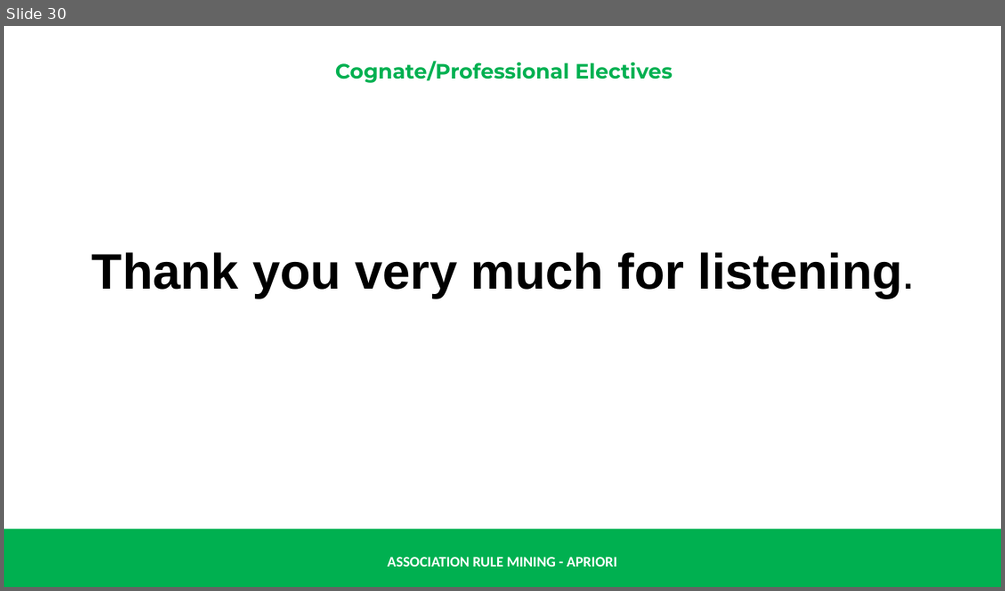
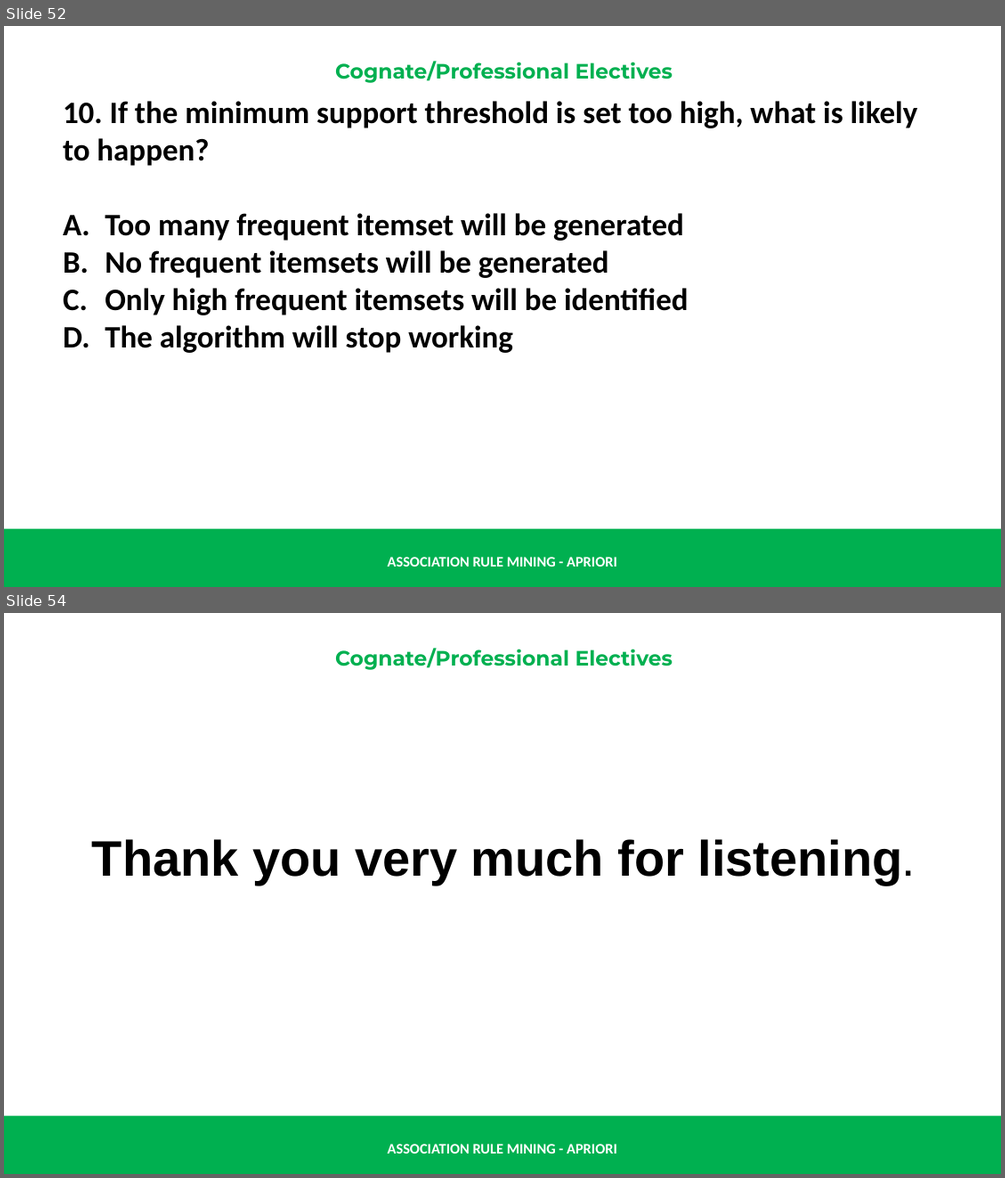
Before and after one commit to renatomaaliw3/public_files, a slide deck: CPE Electives (1 - 3)/01. Lectures Notebook/000. Presentations & Text Books/01. Presentation Slides/30. Association Rule Mining & Apriori.pptx. Shown one above the other, each under a label of ours: slide 30 before the commit, slides 52 and 54 after it; the slides between them are not shown. The pictures are 1005x591 and 1005x1178 pixels, drawn with LibreOffice and Linux fonts; fonts in the diff are those of the drawing. Boxes give left, top, right and bottom in pixels: in the first picture for what was removed or moved away, otherwise in the second. Text is boxed around its words. In the diff, an @@ line names an element or a change of style, - is before the commit and + after.

```diff
--- a/CPE Electives (1 - 3)/01. Lectures Notebook/000. Presentations & Text Books/01. Presentation Slides/30. Association Rule Mining & Apriori.pptx
+++ b/CPE Electives (1 - 3)/01. Lectures Notebook/000. Presentations & Text Books/01. Presentation Slides/30. Association Rule Mining & Apriori.pptx
@@ slide 52 added at (4,26,1001,587), background #FFFFFF; not listed: 3 template elements that a slide beside it also shows @@
@@ text added at (63,101,918,353), 30 pt, text #000000, bold @@
+  10. If the minimum support threshold is set too high, what is likely to happen?
+  A. Too many frequent itemset will be generated
+  B. No frequent itemsets will be generated
+  C. Only high frequent itemsets will be identified
+  D. The algorithm will stop working
@@ what was slide 30 is now slide 54 @@
```
Also in this commit, not shown: 1 slide changed, 23 other slides added, 1 other file.
